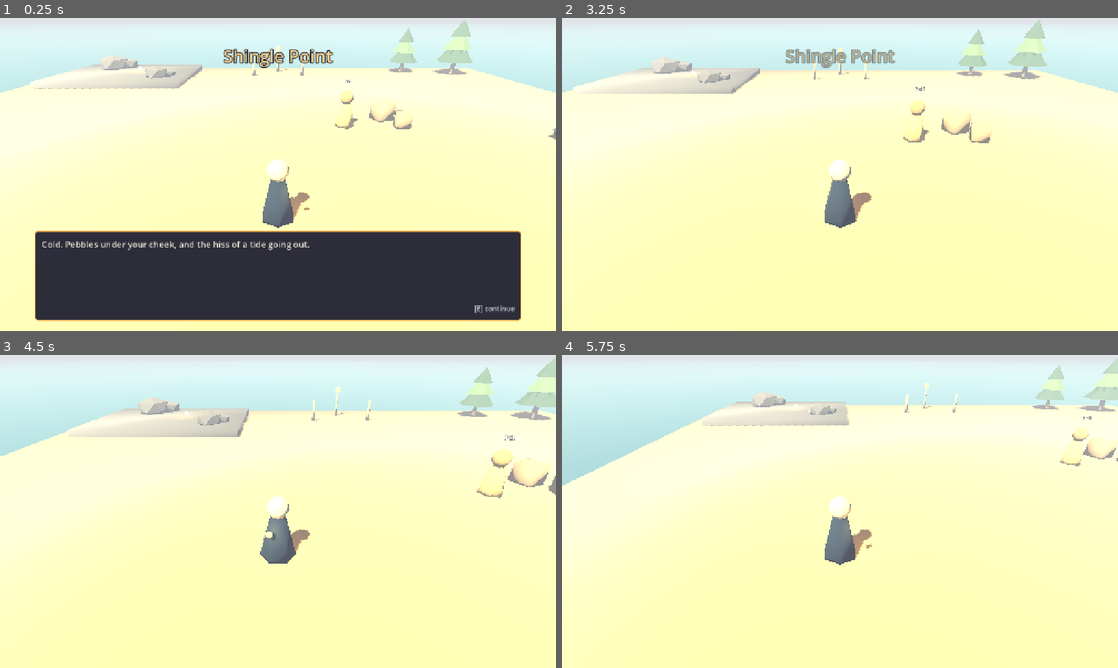
Above: before the commit, frames 1-4 (two rows, left to right).
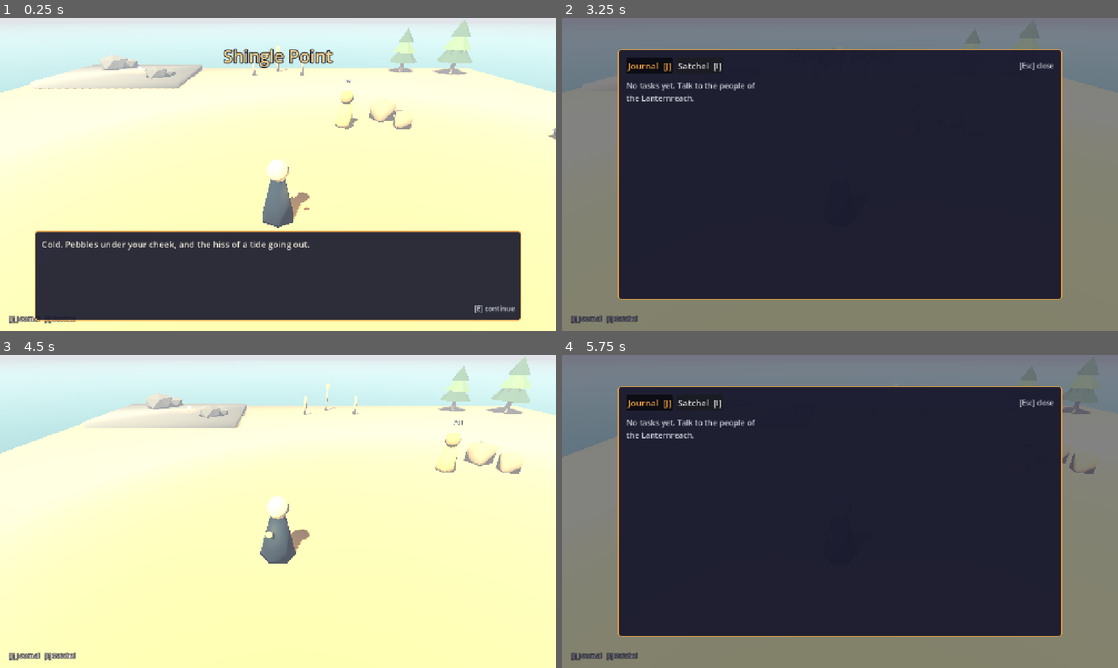
Above: after the commit, the same moments.

Repository: LoganChu/Agent_Game_Playground
Game: Godot game, scene res://scenes/main.tscn
The game is run twice, just before and just after one commit, with the same random seed, the same clock (stepped at 60 frames per second) and the same inputs.
Inputs (mouse positions are in pixels of both pictures, inside the frame that each line leads up to):
- Up to frame 1 (0.25 s): no input
- Up to frame 2 (3.25 s): tap Enter at 0.5, 2 s; move the mouse to (962, 158) at 0.52 s; hold D (move_right) 0.53-1.28 s; tap J (journal, bound only after the commit) at 0.6, 1.55, 2.3, 3.05 s; click (962, 158) at 0.67 s; tap Space at 1.25 s; move the mouse to (728, 190) at 1.27 s; hold S (move_back) 1.28-2.03 s; tap Q (camera_left) at 1.35 s; move the mouse to (895, 105) at 2.02 s; hold D (move_right) 2.03-2.78 s; tap R (camera_right) at 2.1 s; move the mouse to (812, 237) at 2.77 s; hold W (move_forward) from 2.78 s (still down); tap E (interact) at 2.85 s; click (812, 237) at 2.92 s
- Up to frame 3 (4.5 s): move the mouse to (444, 558) at 3.52 s; release W (move_forward) at 3.53 s; hold A (move_left) from 3.53 s (still down); tap J (journal, bound only after the commit) at 3.6 s; tap Escape (ui_cancel) at 4.15 s; move the mouse to (111, 464) at 4.27 s; tap Enter at 4.35 s
- Up to frame 4 (5.75 s): tap J (journal, bound only after the commit) at 4.55, 5.3 s; tap I (inventory, bound only after the commit) at 4.9 s; move the mouse to (867, 511) at 5.02 s; release A (move_left) at 5.03 s; hold S (move_back) from 5.03 s (still down); tap 1 at 5.1 s; click (867, 511) at 5.17 s

The runs differ from the first frame. In frame 1, 0.1% of the frame differs, in the area x 1-14%, y 95-98%; in frame 2, 100%, in the area x 0-100%, y 0-100%; in frame 3, 6.0%; in frame 4, 100%.

Commit message:
feat: quest journal (J) and satchel inventory (I) panels
JournalModel builds ordered, testable view data (active quests newest
first, then completed; Remnants first in the satchel). JournalUI renders
it in a two-tab panel that locks player input. Smoke test now opens both
tabs via real input actions.

Co-Authored-By: Claude Opus 5.5 <noreply@anthropic.com>
Claude-Session: https://claude.ai/code/session_014ifH7nLcVLPWCoGitAQXqq

Diff:
--- a/scripts/core/input_setup.gd
+++ b/scripts/core/input_setup.gd
@@ -13,10 +13,14 @@
 	"camera_right": [KEY_R],
 	"quick_save": [KEY_F5],
 	"quick_load": [KEY_F9],
+	"journal": [KEY_J],
+	"inventory": [KEY_I],
 }
 
 const PAD_BUTTONS: Dictionary = {
 	"interact": JOY_BUTTON_A,
+	"journal": JOY_BUTTON_BACK,
+	"inventory": JOY_BUTTON_Y,
 }
 
 const PAD_AXES: Dictionary = {
--- /dev/null
+++ b/scripts/core/journal_model.gd
@@ -0,0 +1,99 @@
+class_name JournalModel
+extends RefCounted
+## Builds the view data for the quest journal and the satchel (inventory) from content +
+## world state. Pure logic so the ordering and text rules are unit-testable; JournalUI only
+## renders what this returns.
+
+## Sort order of item kinds in the satchel; unknown kinds go last.
+const KIND_ORDER: Array[String] = ["remnant", "key", "misc"]
+const KIND_LABELS: Dictionary = {
+	"remnant": "Remnant",
+	"key": "Key item",
+	"misc": "Oddment",
+}
+
+
+## One entry per started quest: active quests first, then completed ones; within each group
+## the most recently started comes first (WorldState.quests keeps insertion order).
+## Entry: {id, title, description, done: bool, current: String (stage text, "" when done),
+##         completed: Array[String] (texts of stages already passed, oldest first)}
+static func quest_entries(db: ContentDatabase, world: WorldState) -> Array[Dictionary]:
+	var active: Array[Dictionary] = []
+	var done: Array[Dictionary] = []
+	var ids: Array = world.quests.keys()
+	ids.reverse()
+	for id: String in ids:
+		var state := world.quest_state(id)
+		if state == WorldState.QUEST_INACTIVE:
+			continue
+		var quest := db.get_quest(id)
+		var is_done := state == WorldState.QUEST_DONE
+		var entry := {
+			"id": id,
+			"title": str(quest.get("title", id)),
+			"description": str(quest.get("description", "")),
+			"done": is_done,
+			"current": "",
+			"completed": _passed_stage_texts(quest, world.quest_stage(id), is_done),
+		}
+		if not is_done:
+			entry["current"] = _stage_text(quest, world.quest_stage(id))
+		(done if is_done else active).append(entry)
+	active.append_array(done)
+	return active
+
+
+## One entry per carried item, Remnants first, then keys, then everything else, by name.
+## Entry: {id, name, kind, kind_label, count, description, remnant: bool}
+static func item_entries(db: ContentDatabase, world: WorldState) -> Array[Dictionary]:
+	var entries: Array[Dictionary] = []
+	for id: String in world.inventory:
+		var count := world.item_count(id)
+		if count <= 0:
+			continue
+		var item := db.get_item(id)
+		var kind := str(item.get("kind", "misc"))
+		entries.append({
+			"id": id,
+			"name": str(item.get("name", id)),
+			"kind": kind,
+			"kind_label": str(KIND_LABELS.get(kind, kind.capitalize())),
+			"count": count,
+			"description": str(item.get("description", "")),
+			"remnant": kind == "remnant",
+		})
+	entries.sort_custom(_item_before)
+	return entries
+
+
+static func _item_before(a: Dictionary, b: Dictionary) -> bool:
+	var ka := _kind_rank(str(a["kind"]))
+	var kb := _kind_rank(str(b["kind"]))
+	if ka != kb:
+		return ka < kb
+	return str(a["name"]).naturalnocasecmp_to(str(b["name"])) < 0
+
+
+static func _kind_rank(kind: String) -> int:
+	var i := KIND_ORDER.find(kind)
+	return i if i >= 0 else KIND_ORDER.size()
+
+
+static func _stage_text(quest: Dictionary, stage_id: String) -> String:
+	for stage: Dictionary in quest.get("stages", []):
+		if str(stage.get("id", "")) == stage_id:
+			return str(stage.get("text", ""))
+	return ""
+
+
+## Texts of the stages before `stage_id` (all stages up to and including it when done).
+static func _passed_stage_texts(quest: Dictionary, stage_id: String, done: bool) -> Array[String]:
+	var texts: Array[String] = []
+	for stage: Dictionary in quest.get("stages", []):
+		var is_current := str(stage.get("id", "")) == stage_id
+		if is_current and not done:
+			break
+		texts.append(str(stage.get("text", "")))
+		if is_current:
+			break
+	return texts
--- a/scripts/debug/smoke_test.gd
+++ b/scripts/debug/smoke_test.gd
@@ -43,6 +43,7 @@
 				if not node.is_queued_for_deletion():
 					(node as Pickup).interact()
 			await get_tree().process_frame
+	await _check_journal(main.get("journal_ui"))
 	print("Smoke test end state: ", JSON.stringify(GameState.world.to_dict()))
 	var before := GameState.world.to_dict()
 	_check(SaveSystem.save_game("smoke_test"), "save succeeds")
@@ -59,6 +60,37 @@
 	else:
 		printerr("SMOKE TEST FAILED:\n  " + "\n  ".join(_failures))
 		get_tree().quit(1)
+
+
+## Opens both journal tabs via the real input actions and checks they mirror world state.
+func _check_journal(journal: JournalUI) -> void:
+	_press("journal")
+	await get_tree().process_frame
+	_check(journal.is_open() and journal.tab == JournalUI.Tab.JOURNAL, "J opens the journal")
+	_check(GameState.input_locked, "journal locks player input")
+	var quests := JournalModel.quest_entries(Content.db, GameState.world)
+	_check(journal.entry_count() == quests.size() and quests.size() > 0, "journal lists started quests")
+	_press("inventory")
+	await get_tree().process_frame
+	_check(journal.is_open() and journal.tab == JournalUI.Tab.SATCHEL, "I switches to the satchel")
+	var items := JournalModel.item_entries(Content.db, GameState.world)
+	_check(journal.entry_count() == items.size(), "satchel lists carried items")
+	if not items.is_empty():
+		_check(journal.detail_text().contains(str(items[0]["description"])), "satchel shows item description")
+	_press("ui_cancel")
+	await get_tree().process_frame
+	await get_tree().process_frame
+	_check(not journal.is_open() and not GameState.input_locked, "Esc closes the journal and unlocks input")
+
+
+func _press(action: String) -> void:
+	var ev := InputEventAction.new()
+	ev.action = action
+	ev.pressed = true
+	Input.parse_input_event(ev)
+	var up := InputEventAction.new()
+	up.action = action
+	Input.parse_input_event(up)
 
 
 ## Clicks through an open dialogue. Picks option 0 the first time a menu is seen, then 1,
--- a/scripts/main.gd
+++ b/scripts/main.gd
@@ -10,6 +10,7 @@
 var player: Player
 var hud: Hud
 var dialogue_ui: DialogueUI
+var journal_ui: JournalUI
 
 var _environment: Environment
 
@@ -20,6 +21,8 @@
 	add_child(hud)
 	dialogue_ui = DialogueUI.new()
 	add_child(dialogue_ui)
+	journal_ui = JournalUI.new()
+	add_child(journal_ui)
 	player = Player.new()
 	add_child(player)
 	player.focus_changed.connect(hud.set_focus)
--- a/scripts/ui/hud.gd
+++ b/scripts/ui/hud.gd
@@ -63,6 +63,16 @@
 	_title.offset_right = 400
 	_title.modulate.a = 0.0
 	add_child(_title)
+	var keys := Label.new()
+	keys.text = "[J] Journal   [I] Satchel"
+	keys.add_theme_font_size_override("font_size", 15)
+	keys.add_theme_color_override("font_color", PropFactory.color("bone"))
+	keys.add_theme_color_override("font_outline_color", PropFactory.color("ink"))
+	keys.add_theme_constant_override("outline_size", 5)
+	keys.set_anchors_and_offsets_preset(Control.PRESET_BOTTOM_LEFT)
+	keys.offset_left = 20
+	keys.offset_top = -40
+	add_child(keys)
 	_toasts = VBoxContainer.new()
 	_toasts.set_anchors_and_offsets_preset(Control.PRESET_TOP_RIGHT)
 	_toasts.offset_left = -420
--- /dev/null
+++ b/scripts/ui/journal_ui.gd
@@ -0,0 +1,253 @@
+class_name JournalUI
+extends CanvasLayer
+## Full-screen book panel with two tabs: the quest Journal (J) and the Satchel (I).
+## Pressing a tab's key opens it (or closes the panel if that tab is already showing);
+## Esc / gamepad B closes. Locks player input while open. Content comes from JournalModel.
+
+signal opened(tab: int)
+signal closed
+
+enum Tab { JOURNAL, SATCHEL }
+
+const TAB_NAMES: Array[String] = ["Journal  [J]", "Satchel  [I]"]
+
+var tab: Tab = Tab.JOURNAL
+
+var _root: Control
+var _tab_buttons: Array[Button] = []
+var _list: ItemList
+var _heading: Label
+var _subheading: Label
+var _body: RichTextLabel
+var _empty: Label
+## Entries currently listed (JournalModel dictionaries), parallel to _list items.
+var _entries: Array[Dictionary] = []
+
+
+func _ready() -> void:
+	layer = 8
+	_build()
+	_root.hide()
+	GameState.world.quest_changed.connect(func(_id: String, _s: String, _st: String) -> void: _refresh_if_open())
+	GameState.world.inventory_changed.connect(func(_id: String, _c: int) -> void: _refresh_if_open())
+
+
+func is_open() -> bool:
+	return _root.visible
+
+
+func open(which: Tab) -> void:
+	if not is_open():
+		if GameState.input_locked:
+			return # another modal (dialogue) owns input
+		GameState.input_locked = true
+		_root.show()
+	tab = which
+	_refresh()
+	opened.emit(tab)
+
+
+func close() -> void:
+	if not is_open():
+		return
+	_root.hide()
+	(func() -> void: GameState.input_locked = false).call_deferred()
+	closed.emit()
+
+
+## The text shown in the detail pane (for tests / smoke checks).
+func detail_text() -> String:
+	return _body.get_parsed_text()
+
+
+func entry_count() -> int:
+	return _entries.size()
+
+
+func _unhandled_input(event: InputEvent) -> void:
+	for pair: Array in [["journal", Tab.JOURNAL], ["inventory", Tab.SATCHEL]]:
+		if event.is_action_pressed(pair[0]):
+			if is_open() and tab == pair[1]:
+				close()
+			else:
+				open(pair[1])
+			get_viewport().set_input_as_handled()
+			return
+	if is_open() and event.is_action_pressed("ui_cancel"):
+		close()
+		get_viewport().set_input_as_handled()
+
+
+func _refresh_if_open() -> void:
+	if is_open():
+		_refresh()
+
+
+func _refresh() -> void:
+	for i in _tab_buttons.size():
+		_tab_buttons[i].button_pressed = i == tab
+	var previous := _selected_id()
+	_entries = JournalModel.quest_entries(Content.db, GameState.world) if tab == Tab.JOURNAL \
+			else JournalModel.item_entries(Content.db, GameState.world)
+	_list.clear()
+	var select_index := 0
+	for i in _entries.size():
+		var entry := _entries[i]
+		if tab == Tab.JOURNAL:
+			_list.add_item(str(entry["title"]) + ("  (done)" if entry["done"] else ""))
+			if entry["done"]:
+				_list.set_item_custom_fg_color(i, PropFactory.color("silverfog"))
+		else:
+			var count: int = entry["count"]
+			_list.add_item(str(entry["name"]) + (" ×%d" % count if count > 1 else ""))
+			if entry["remnant"]:
+				_list.set_item_custom_fg_color(i, PropFactory.color("ember"))
+		if entry["id"] == previous:
+			select_index = i
+	var has_entries := not _entries.is_empty()
+	_empty.visible = not has_entries
+	_empty.text = "No tasks yet. Talk to the people of the Lanternreach." if tab == Tab.JOURNAL \
+			else "Your satchel is empty."
+	_list.visible = has_entries
+	if has_entries:
+		_list.select(select_index)
+		_show_entry(select_index)
+		_list.grab_focus.call_deferred()
+	else:
+		_heading.text = ""
+		_subheading.text = ""
+		_body.text = ""
+
+
+func _selected_id() -> String:
+	var selected := _list.get_selected_items()
+	if selected.is_empty() or selected[0] >= _entries.size():
+		return ""
+	return str(_entries[selected[0]]["id"])
+
+
+func _show_entry(index: int) -> void:
+	if index < 0 or index >= _entries.size():
+		return
+	var entry := _entries[index]
+	var lines: PackedStringArray = []
+	if tab == Tab.JOURNAL:
+		_heading.text = str(entry["title"])
+		_subheading.text = "Completed" if entry["done"] else "In progress"
+		if not str(entry["description"]).is_empty():
+			lines.append("[i]%s[/i]\n" % entry["description"])
+		if not entry["done"]:
+			lines.append("[color=#%s]• %s[/color]" % [PropFactory.color("kindle").to_html(false), entry["current"]])
+		var faded := PropFactory.color("silverfog").to_html(false)
+		var completed: Array[String] = entry["completed"]
+		for i in range(completed.size() - 1, -1, -1):
+			lines.append("[color=#%s][s]%s[/s][/color]" % [faded, completed[i]])
+	else:
+		_heading.text = str(entry["name"])
+		_subheading.text = str(entry["kind_label"])
+		if int(entry["count"]) > 1:
+			_subheading.text += "  ·  carrying %d" % int(entry["count"])
+		lines.append(str(entry["description"]))
+	_subheading.add_theme_color_override("font_color",
+			PropFactory.color("ember" if entry.get("remnant", false) else "silverfog"))
+	_body.text = "\n".join(lines)
+
+
+func _build() -> void:
+	_root = Control.new()
+	_root.name = "JournalRoot"
+	_root.set_anchors_and_offsets_preset(Control.PRESET_FULL_RECT)
+	add_child(_root)
+	var shade := ColorRect.new()
+	shade.color = Color(PropFactory.color("ink"), 0.55)
+	shade.set_anchors_and_offsets_preset(Control.PRESET_FULL_RECT)
+	_root.add_child(shade)
+
+	var panel := PanelContainer.new()
+	panel.set_anchors_and_offsets_preset(Control.PRESET_FULL_RECT)
+	panel.anchor_left = 0.1
+	panel.anchor_right = 0.9
+	panel.anchor_top = 0.1
+	panel.anchor_bottom = 0.9
+	panel.offset_left = 0
+	panel.offset_right = 0
+	panel.offset_top = 0
+	panel.offset_bottom = 0
+	var style := StyleBoxFlat.new()
+	style.bg_color = Color(PropFactory.color("ink"), 0.96)
+	style.border_color = PropFactory.color("ember")
+	style.set_border_width_all(2)
+	style.set_corner_radius_all(8)
+	style.set_content_margin_all(20)
+	panel.add_theme_stylebox_override("panel", style)
+	_root.add_child(panel)
+
+	var outer := VBoxContainer.new()
+	outer.add_theme_constant_override("separation", 14)
+	panel.add_child(outer)
+
+	var tabs := HBoxContainer.new()
+	tabs.add_theme_constant_override("separation", 8)
+	outer.add_child(tabs)
+	var group := ButtonGroup.new()
+	for i in TAB_NAMES.size():
+		var button := Button.new()
+		button.text = TAB_NAMES[i]
+		button.toggle_mode = true
+		button.button_group = group
+		button.focus_mode = Control.FOCUS_NONE
+		button.add_theme_font_size_override("font_size", 20)
+		button.add_theme_color_override("font_pressed_color", PropFactory.color("ember"))
+		button.pressed.connect(func() -> void: open(i as Tab))
+		tabs.add_child(button)
+		_tab_buttons.append(button)
+	var spacer := Control.new()
+	spacer.size_flags_horizontal = Control.SIZE_EXPAND_FILL
+	tabs.add_child(spacer)
+	var hint := Label.new()
+	hint.text = "[Esc] close"
+	hint.add_theme_color_override("font_color", PropFactory.color("silverfog"))
+	tabs.add_child(hint)
+
+	var split := HBoxContainer.new()
+	split.size_flags_vertical = Control.SIZE_EXPAND_FILL
+	split.add_theme_constant_override("separation", 20)
+	outer.add_child(split)
+
+	var left := VBoxContainer.new()
+	left.custom_minimum_size.x = 300
+	left.size_flags_stretch_ratio = 0.4
+	left.size_flags_horizontal = Control.SIZE_EXPAND_FILL
+	split.add_child(left)
+	_list = ItemList.new()
+	_list.size_flags_vertical = Control.SIZE_EXPAND_FILL
+	_list.add_theme_font_size_override("font_size", 19)
+	_list.add_theme_color_override("font_color", PropFactory.color("bone"))
+	_list.add_theme_color_override("font_selected_color", PropFactory.color("kindle"))
+	_list.item_selected.connect(_show_entry)
+	left.add_child(_list)
+	_empty = Label.new()
+	_empty.autowrap_mode = TextServer.AUTOWRAP_WORD_SMART
+	_empty.add_theme_color_override("font_color", PropFactory.color("silverfog"))
+	_empty.add_theme_font_size_override("font_size", 18)
+	left.add_child(_empty)
+
+	var right := VBoxContainer.new()
+	right.size_flags_horizontal = Control.SIZE_EXPAND_FILL
+	right.add_theme_constant_override("separation", 6)
+	split.add_child(right)
+	_heading = Label.new()
+	_heading.add_theme_font_size_override("font_size", 28)
+	_heading.add_theme_color_override("font_color", PropFactory.color("ember"))
+	right.add_child(_heading)
+	_subheading = Label.new()
+	_subheading.add_theme_font_size_override("font_size", 16)
+	right.add_child(_subheading)
+	_body = RichTextLabel.new()
+	_body.bbcode_enabled = true
+	_body.size_flags_vertical = Control.SIZE_EXPAND_FILL
+	_body.add_theme_color_override("default_color", PropFactory.color("bone"))
+	_body.add_theme_font_size_override("normal_font_size", 20)
+	_body.add_theme_font_size_override("italics_font_size", 20)
+	_body.add_theme_constant_override("line_separation", 6)
+	right.add_child(_body)
--- /dev/null
+++ b/tests/test_journal_model.gd
@@ -0,0 +1,76 @@
+extends TestCase
+## JournalModel: quest journal and satchel ordering/text rules, on a hand-built fixture.
+
+
+func _fixture() -> ContentDatabase:
+	var db := ContentDatabase.new()
+	db.quests = {
+		"a": {"id": "a", "title": "Alpha", "description": "About alpha.",
+			"stages": [{"id": "one", "text": "Do one."}, {"id": "two", "text": "Do two."},
+				{"id": "three", "text": "Do three."}]},
+		"b": {"id": "b", "title": "Beta", "stages": [{"id": "x", "text": "Do x."}]},
+		"c": {"id": "c", "title": "Gamma", "stages": [{"id": "y", "text": "Do y."}]},
+		"unstarted": {"id": "unstarted", "title": "Never", "stages": [{"id": "z", "text": "z"}]},
+	}
+	db.items = {
+		"rope": {"id": "rope", "name": "rope", "kind": "misc", "description": "Frayed."},
+		"key": {"id": "key", "name": "Brass Key", "kind": "key"},
+		"shell": {"id": "shell", "name": "Singing Shell", "kind": "remnant"},
+		"bead": {"id": "bead", "name": "Amber Bead", "kind": "remnant"},
+	}
+	return db
+
+
+func test_quest_order_and_stage_text() -> void:
+	var world := WorldState.new()
+	world.start_quest("b", "x")
+	world.complete_quest("b")
+	world.start_quest("a", "one")
+	world.set_quest_stage("a", "two")
+	world.start_quest("c", "y")
+	var entries := JournalModel.quest_entries(_fixture(), world)
+	var ids: Array = entries.map(func(e: Dictionary) -> String: return e["id"])
+	assert_eq(ids, ["c", "a", "b"], "active newest-first, then done; unstarted hidden")
+	var alpha: Dictionary = entries[1]
+	assert_eq(alpha["title"], "Alpha")
+	assert_eq(alpha["current"], "Do two.")
+	assert_eq(alpha["completed"], ["Do one."] as Array[String])
+	assert_false(alpha["done"])
+	var beta: Dictionary = entries[2]
+	assert_true(beta["done"])
+	assert_eq(beta["current"], "", "done quests have no current objective")
+	assert_eq(beta["completed"], ["Do x."] as Array[String], "done quests list every reached stage")
+
+
+func test_quest_order_survives_save_round_trip() -> void:
+	var world := WorldState.new()
+	world.start_quest("a", "one")
+	world.start_quest("c", "y")
+	var loaded := WorldState.new()
+	loaded.load_dict(JSON.parse_string(JSON.stringify(world.to_dict())))
+	var ids: Array = JournalModel.quest_entries(_fixture(), loaded).map(
+			func(e: Dictionary) -> String: return e["id"])
+	assert_eq(ids, ["c", "a"])
+
+
+func test_item_order_and_labels() -> void:
+	var world := WorldState.new()
+	world.add_item("rope", 3)
+	world.add_item("key")
+	world.add_item("shell")
+	world.add_item("bead")
+	world.add_item("gone")
+	world.remove_item("gone")
+	var entries := JournalModel.item_entries(_fixture(), world)
+	var ids: Array = entries.map(func(e: Dictionary) -> String: return e["id"])
+	assert_eq(ids, ["bead", "shell", "key", "rope"], "remnants, keys, misc; by name within kind")
+	assert_true(entries[0]["remnant"])
+	assert_false(entries[2]["remnant"])
+	assert_eq(entries[3]["count"], 3)
+	assert_eq(entries[3]["kind_label"], "Oddment")
+
+
+func test_empty_world() -> void:
+	var world := WorldState.new()
+	assert_empty(JournalModel.quest_entries(_fixture(), world), "no quests")
+	assert_empty(JournalModel.item_entries(_fixture(), world), "no items")
Not shown, added: scripts/core/journal_model.gd.uid
Not shown, added: scripts/ui/journal_ui.gd.uid
Not shown, added: tests/test_journal_model.gd.uid
